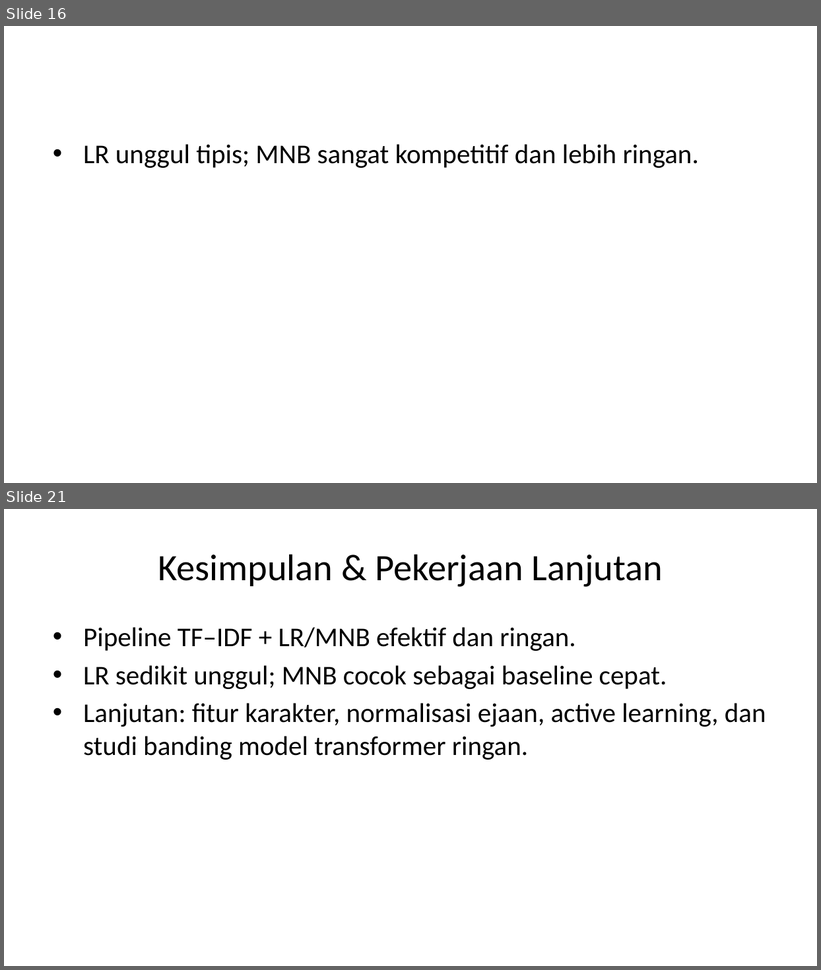
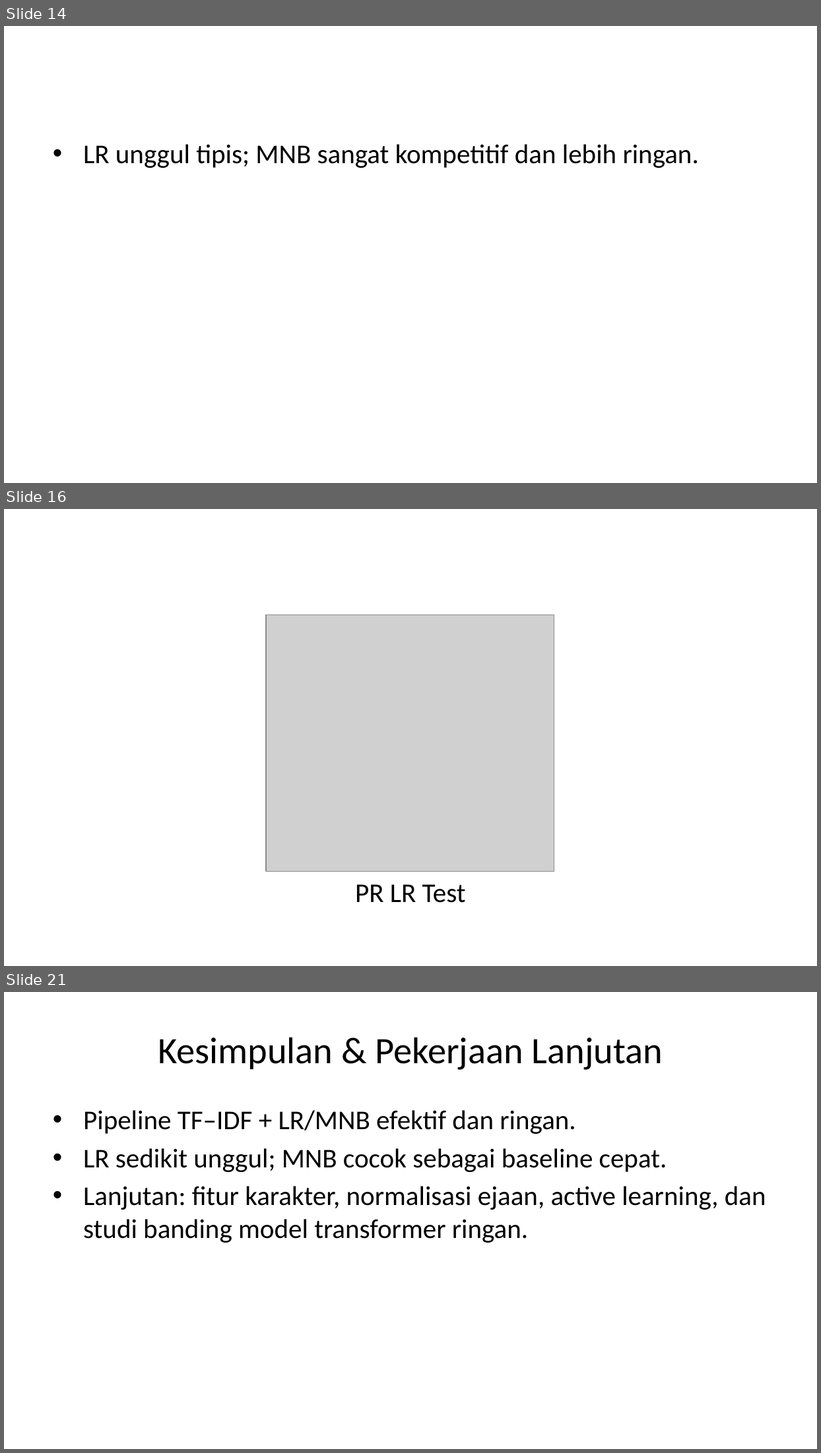
Before and after one commit to dinkznasaruddin/klasifikasi-spam-sms, a slide deck: slides/paper_presentation.pptx. Shown one above the other, each under a label of ours: slides 16 and 21 before the commit, slides 14, 16 and 21 after it; the slides between them are not shown. The pictures are 821x970 and 821x1453 pixels, drawn with LibreOffice and Linux fonts; fonts in the diff are those of the drawing; grey boxes stand for pictures. Boxes give left, top, right and bottom in pixels: in the first picture for what was removed or moved away, otherwise in the second. Text is boxed around its words. In the diff, an @@ line names an element or a change of style, - is before the commit and + after.

```diff
--- a/slides/paper_presentation.pptx
+++ b/slides/paper_presentation.pptx
@@ slide 16 added at [4,509,817,966], background #FFFFFF @@
@@ picture added at [266,615,554,871] @@
@@ text added at [355,885,466,903], 24 pt, text #000000 @@
+PR LR Test
@@ what was slide 16 is now slide 14 @@
```
Also in this commit, not shown: 6 slides changed, 2 other slides added, 3 slides removed, 18 other files.
